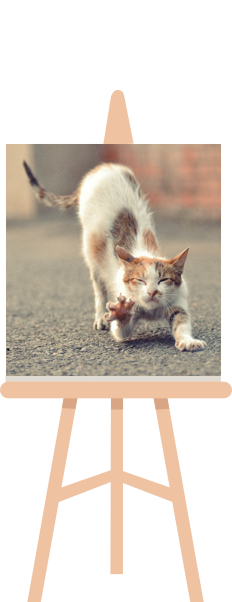
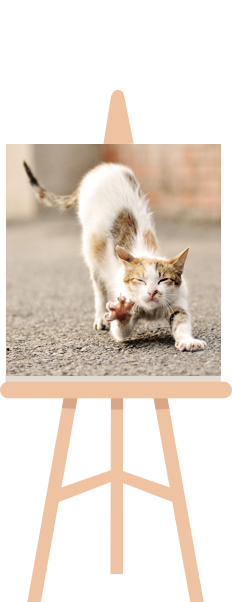
Layer changes from the first 232 x 602 image to the second:
hid "Exposure 4 - 600 - Faded" (2nd of 2) over [5, 143, 222, 377]
added layer "Exposure 4 - Polachrome (no grain)" above "Layer 2" over [6, 144, 221, 376]
